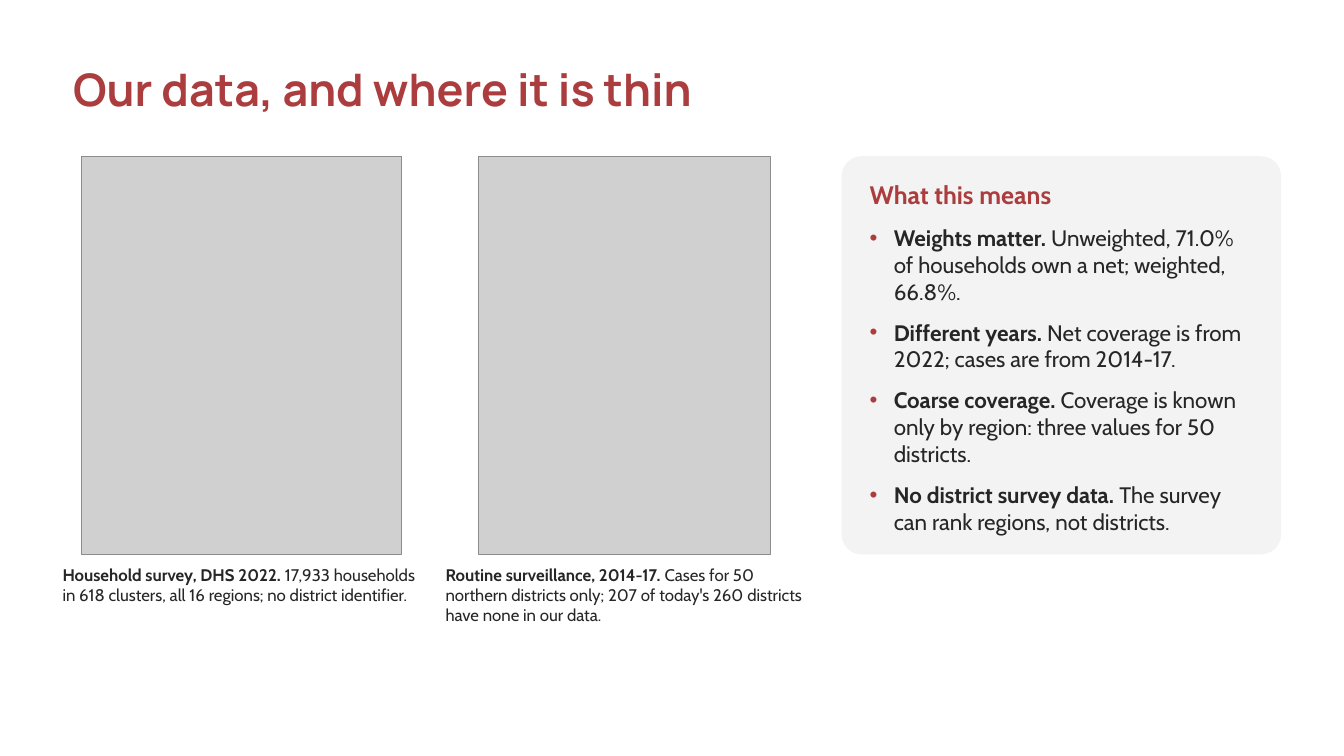
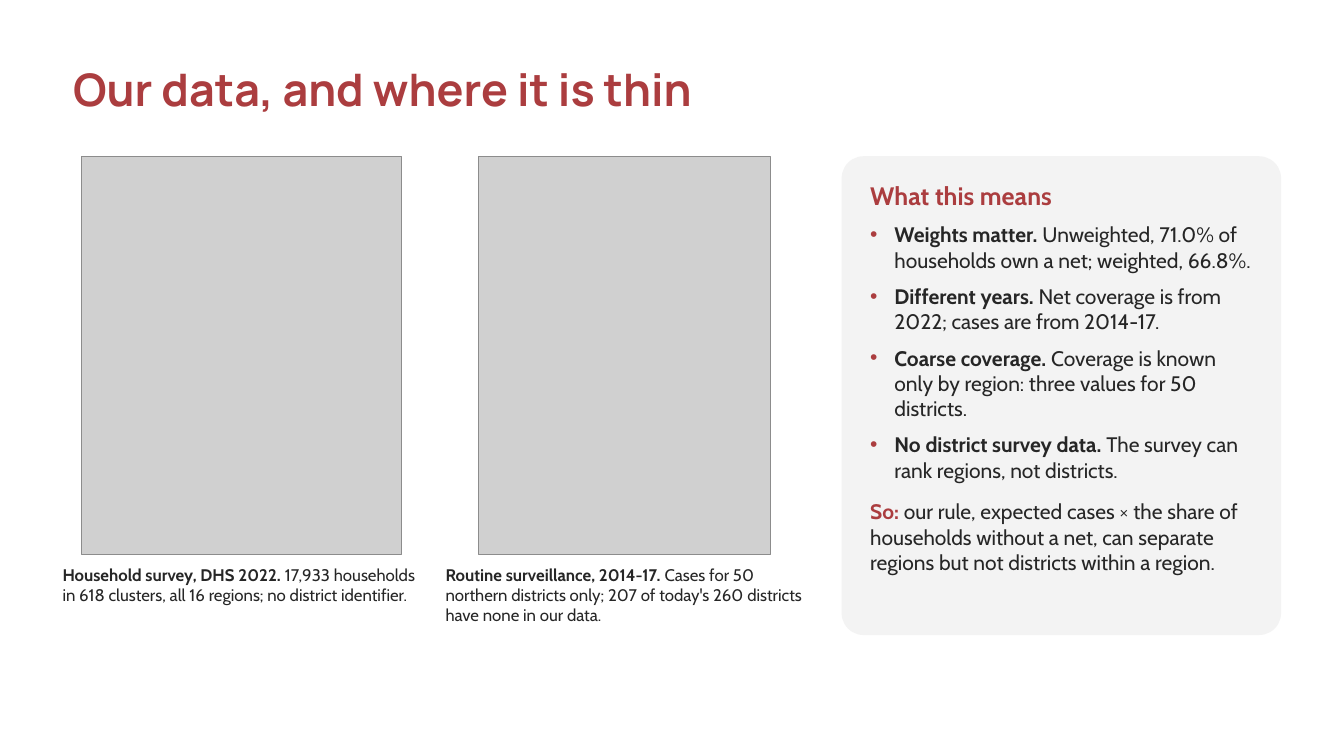
Before and after one commit to ASU-MICS-2028/mle-group-3-prosit-1, a slide deck: slide 4 of reports/ITN_Allocation_Ashesi.pptx. Drawn at 1344x756 pixels with LibreOffice and Linux fonts; fonts in the diff are those of the drawing; grey boxes stand for pictures; background and template pictures are left out. Boxes give left, top, right and bottom in pixels: in the first picture for what was removed or moved away, otherwise in the second. Text is boxed around its words. In the diff, an @@ line names an element or a change of style, - is before the commit and + after.

Commit message:
feat(presentation): add the burden and uncertainty map slide, fix storyline wording
The course roadmap asks for one slide with two maps side by side: expected
burden and how uncertain we are. Slide 10 now shows confirmed cases per
person by district next to how far the upper 95% bound sits above the
estimate (20%, 34% and 16% by region, from alloc_cd11). Both maps come from
the existing allocation code, and an assert ties the slide text to the
computed values.

Wording fixes so the slides tell the same story as the speaking script:
slide 2 gives the reason for population within a region and calls the
regional totals a base case, slide 3 no longer claims district-level work,
slide 4 says what the rule can and cannot separate, and slide 9's title and
caption explain the positive coverage coefficient. The deck is now 16
slides, and cross-references point to slide 13.

```diff
--- a/reports/ITN_Allocation_Ashesi.pptx
+++ b/reports/ITN_Allocation_Ashesi.pptx
@@ rounded rectangle "What this means": place and size @@
-rounded rectangle "What this means" at [842,156,1281,555]
+rounded rectangle "What this means" at [842,156,1281,635]
@@ text in rounded rectangle at [870,186,1251,484]: size 16 to 15 pt in "Weights matter. Unweighted, 71.0% of households own ...", "Different years. Net coverage is from 2022; ...", "Coarse coverage. Coverage is known only by ...", "No district survey data. The survey can ..."; less space between paragraphs; more space between paragraphs @@
@@ text in rounded rectangle at [870,503,1237,576]: paragraph added @@
+So: our rule, expected cases × the share of households without a net, can separate regions but not districts within a region.
```
Also in this commit, not shown: 3 other slides changed, 1 slide added, 2 other files.
